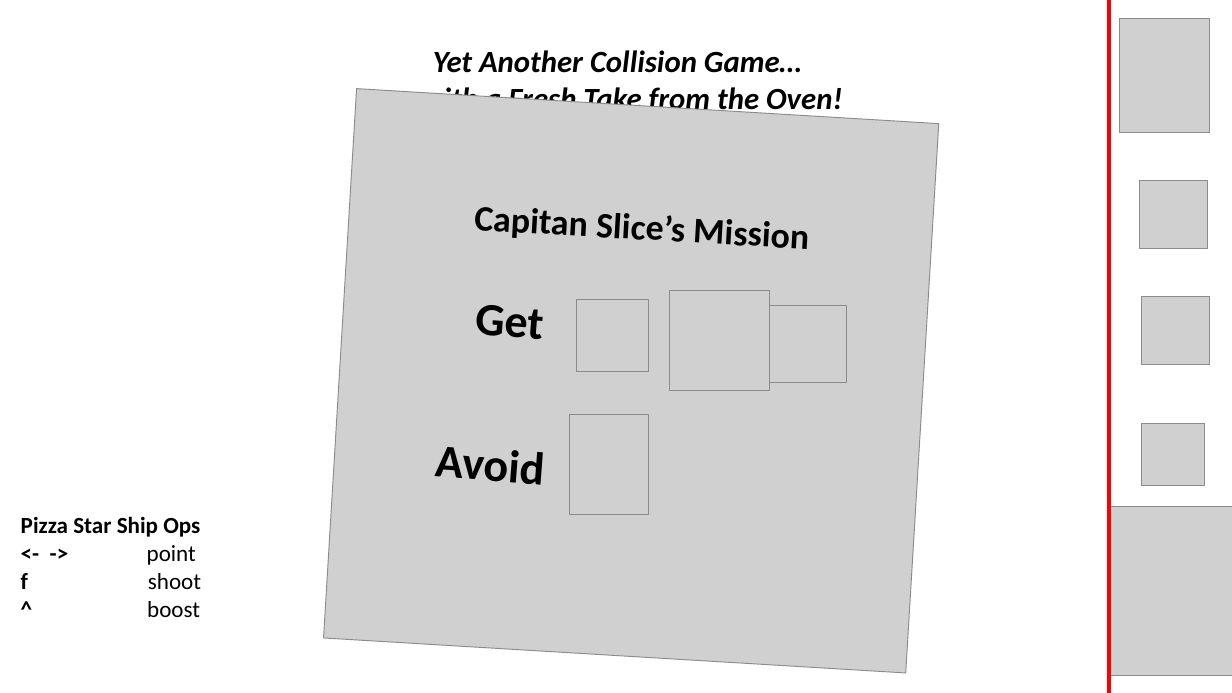
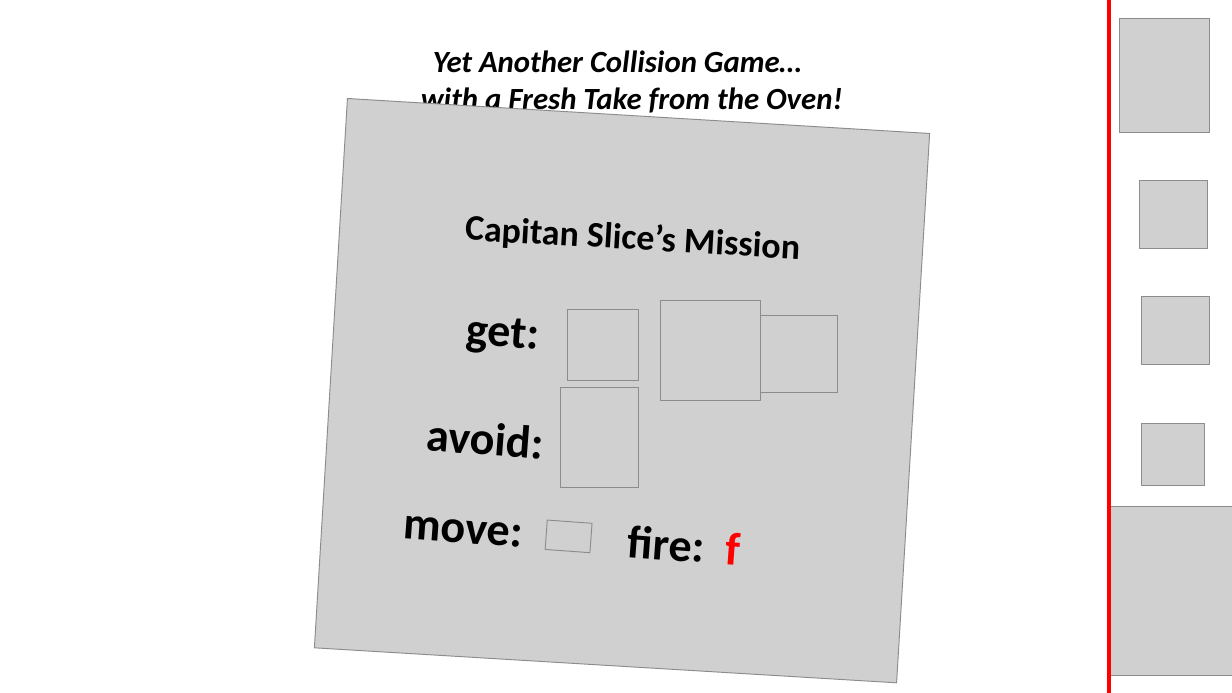
Before and after one commit to dimitrijd-iron/star-pizzas, a slide deck: slide 2 of doc/StarPizzasPres.pptx. Drawn at 1232x693 pixels with LibreOffice and Linux fonts; fonts in the diff are those of the drawing; grey boxes stand for pictures. Boxes give left, top, right and bottom in pixels: in the first picture for what was removed or moved away, otherwise in the second. Text is boxed around its words. In the diff, an @@ line names an element or a change of style, - is before the commit and + after.

```diff
--- a/doc/StarPizzasPres.pptx
+++ b/doc/StarPizzasPres.pptx
@@ 4 pictures, 1 text: place and size @@
-4 pictures, 1 text at (324,89,939,673)
+4 pictures, 1 text at (315,99,930,683)
@@ text at (465,318,538,353): text changed @@
-Get
+get:
@@ picture: place and size @@
-picture at (569,414,648,514)
+picture at (560,388,639,488)
@@ text at (425,423,542,459): text changed @@
-Avoid
+avoid:
@@ text removed at (21,516,201,617) @@
-Pizza Star Ship Ops
-<- -> point
-f shoot
-^ boost
@@ text added at (402,516,521,547), 36 pt, text #000000, bold @@
+move:
@@ picture added at (545,521,593,553) @@
@@ text added at (626,525,739,565), 36 pt, text #000000, bold @@
+fire: f
```
Also in this commit, not shown: 2 other files.
